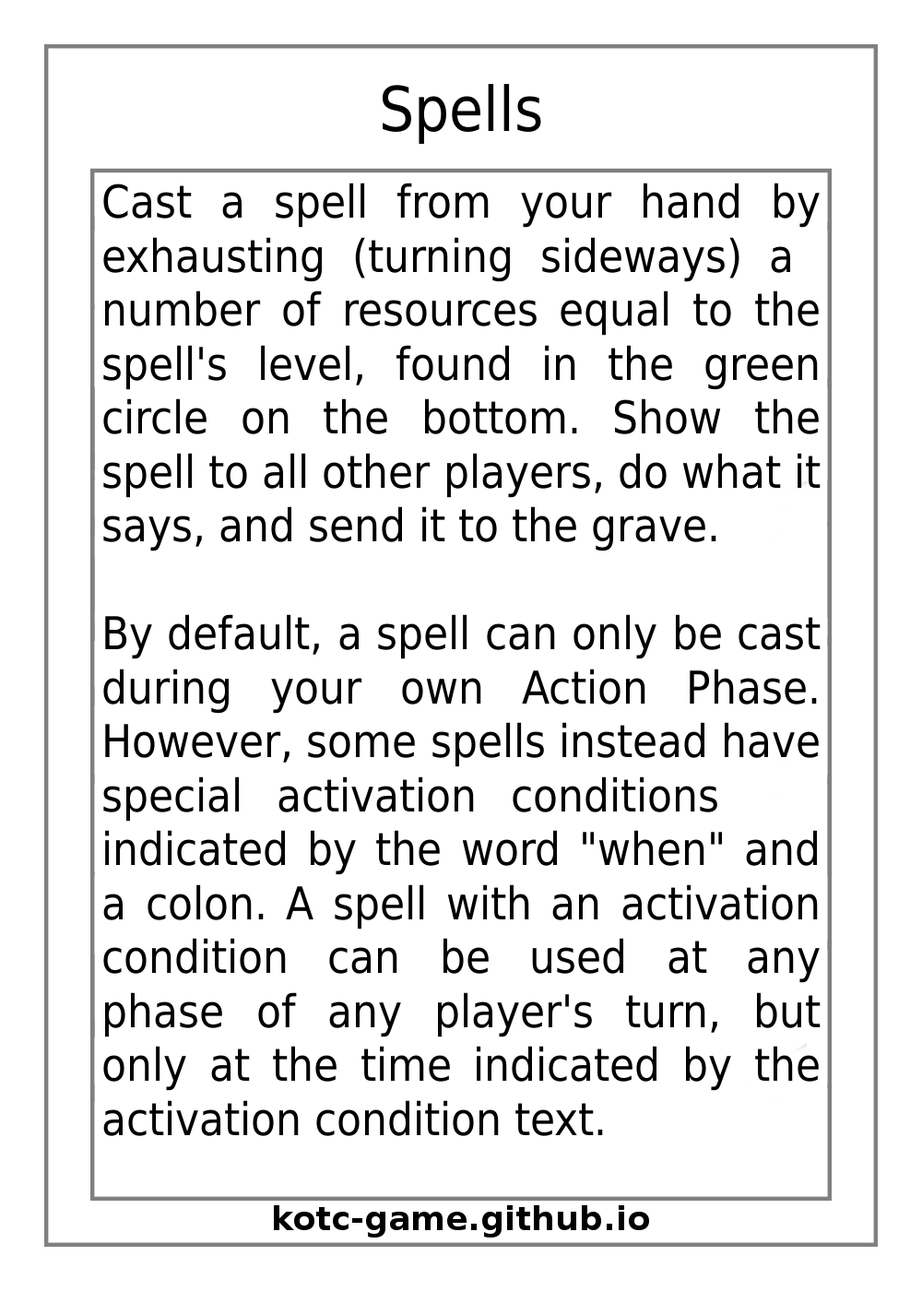
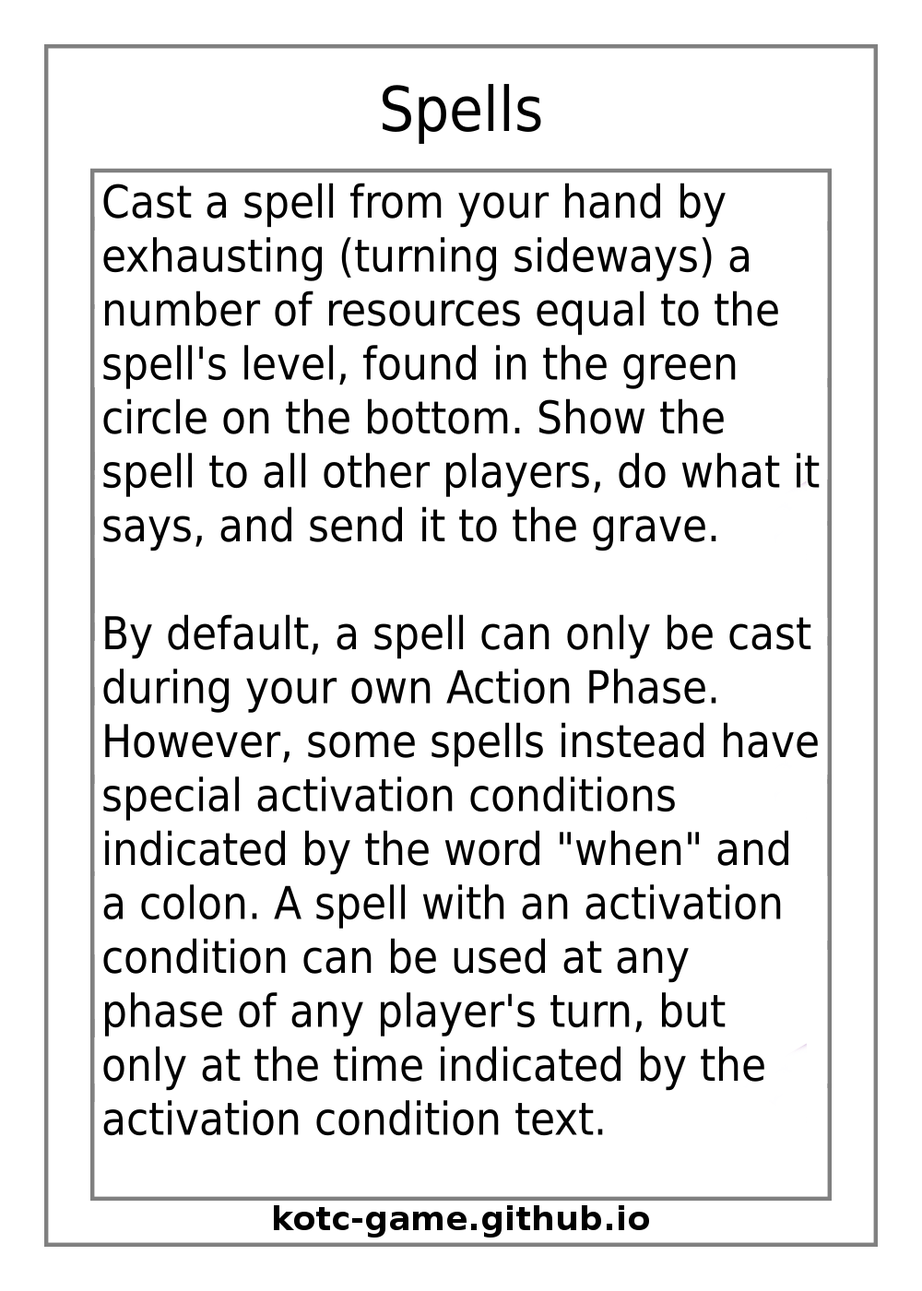
Comparing the layer stacks of the two (922, 1291) images. Changes:
painted on "Effect Text" over [103, 182, 822, 1137]
